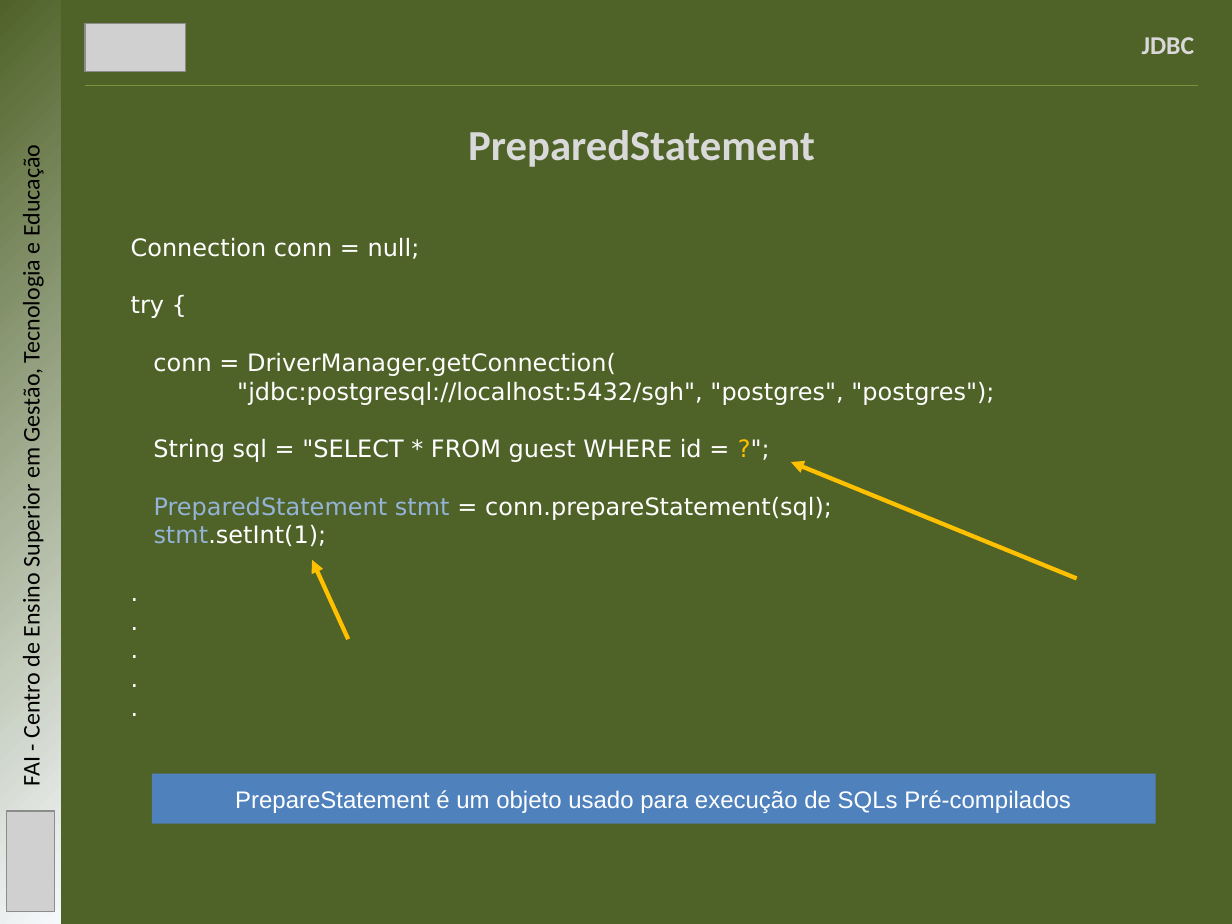
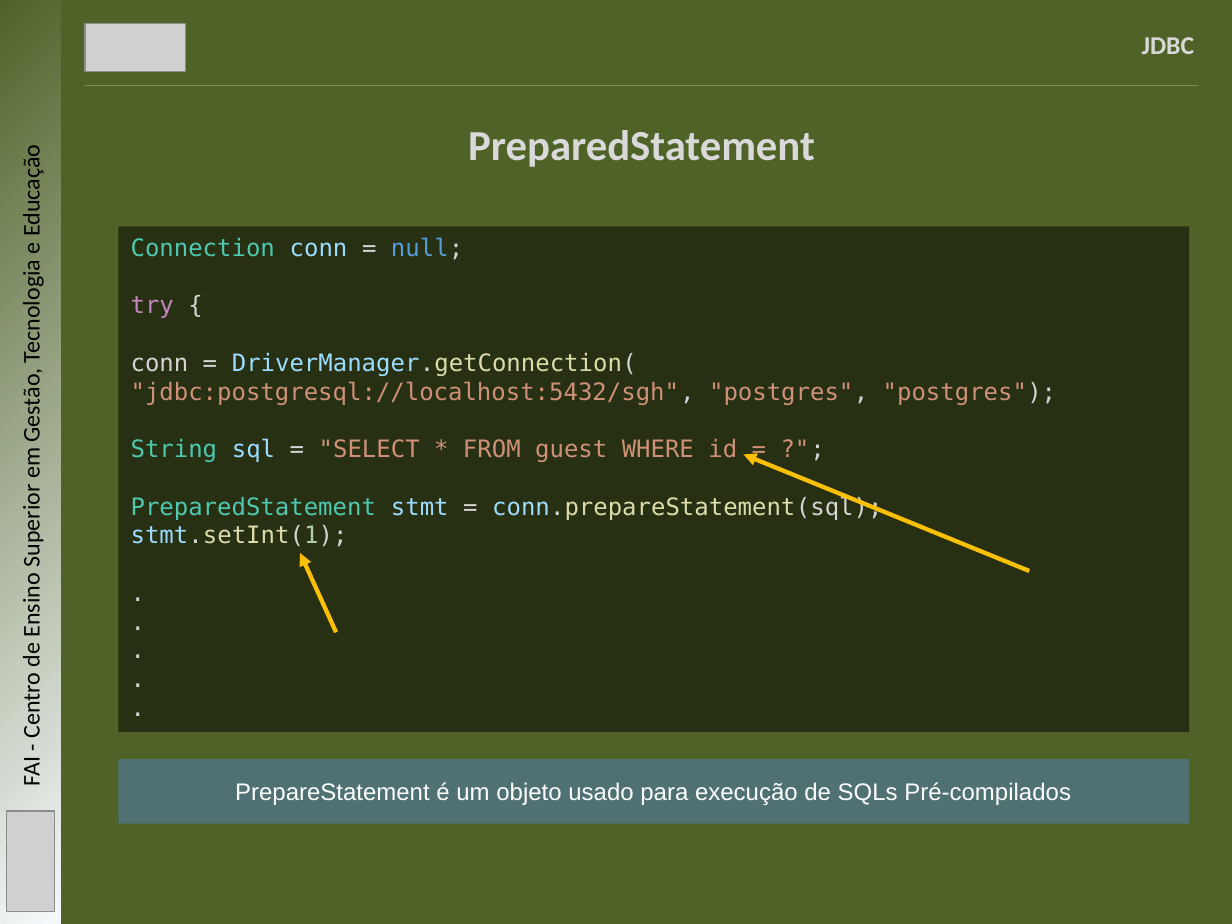
Before and after one commit to mbernardesp/lab-dev-software-sgh, a slide deck: slide 9 of slides/jdbc.pptx. Drawn at 1232x924 pixels with LibreOffice and Linux fonts; fonts in the diff are those of the drawing; grey boxes stand for pictures. Boxes give left, top, right and bottom in pixels: in the first picture for what was removed or moved away, otherwise in the second. Text is boxed around its words. In the diff, an @@ line names an element or a change of style, - is before the commit and + after.

```diff
--- a/slides/jdbc.pptx
+++ b/slides/jdbc.pptx
@@ rectangle "Connection conn = null;": place and size @@
-rectangle "Connection conn = null;" at <box>131,237,994,546</box>
+rectangle "Connection conn = null;" at <box>118,227,1189,733</box>
@@ rectangle "Connection conn = null;" at <box>118,227,1189,733</box>: font DejaVu Sans to DejaVu Sans Mono; text colour #FFFFFF to #4EC9B0 in "Connection", "String"; text colour #FFFFFF to #9CDCFE in "conn", "DriverManager.getConnection(", "sql", "conn.prepareStatement(sql);"; text colour #FFFFFF to #D4D4D4 in "= null;", "{", "conn = DriverManager.getConnection(", ""jdbc:postgresql://localhost:5432/sgh", "postgres", "postgre ..." and 8 more places; text colour #FFFFFF to #569CD6 in "null;"; text colour #FFFFFF to #C586C0 in "try"; text colour #FFFFFF to #DCDCAA in "DriverManager.getConnection(", "conn.prepareStatement(sql);", "stmt.setInt(1);"; text colour #FFFFFF to #CE9178 in ""jdbc:postgresql://localhost:5432/sgh", "postgres", "postgre ...", ""SELECT * FROM guest WHERE id = ..."; text colour #FFC000 to #CE9178 in "?";"; text colour #95B3D7 to #4EC9B0 in "PreparedStatement"; text colour #95B3D7 to #9CDCFE in "stmt", "stmt.setInt(1);"; text colour #FFFFFF to #B5CEA8 in "stmt.setInt(1);"; fill none to #000000 at 50% opacity @@
@@ arrow moved from (1077, 579) - (791, 462) to (1029, 570) - (744, 455) @@
@@ arrow moved from (349, 639) - (312, 559) to (336, 632) - (301, 553) @@
@@ rectangle "PrepareStatement é um objeto usado ...": place and size @@
-rectangle "PrepareStatement é um objeto usado ..." at <box>152,774,1156,824</box>
+rectangle "PrepareStatement é um objeto usado ..." at <box>118,759,1189,823</box>
@@ rectangle "PrepareStatement é um objeto usado ..." at <box>118,759,1189,823</box>: fill #4F81BD to #4F81BD at 50% opacity @@
```
Also in this commit, not shown: 4 other slides changed, 29 other files.
